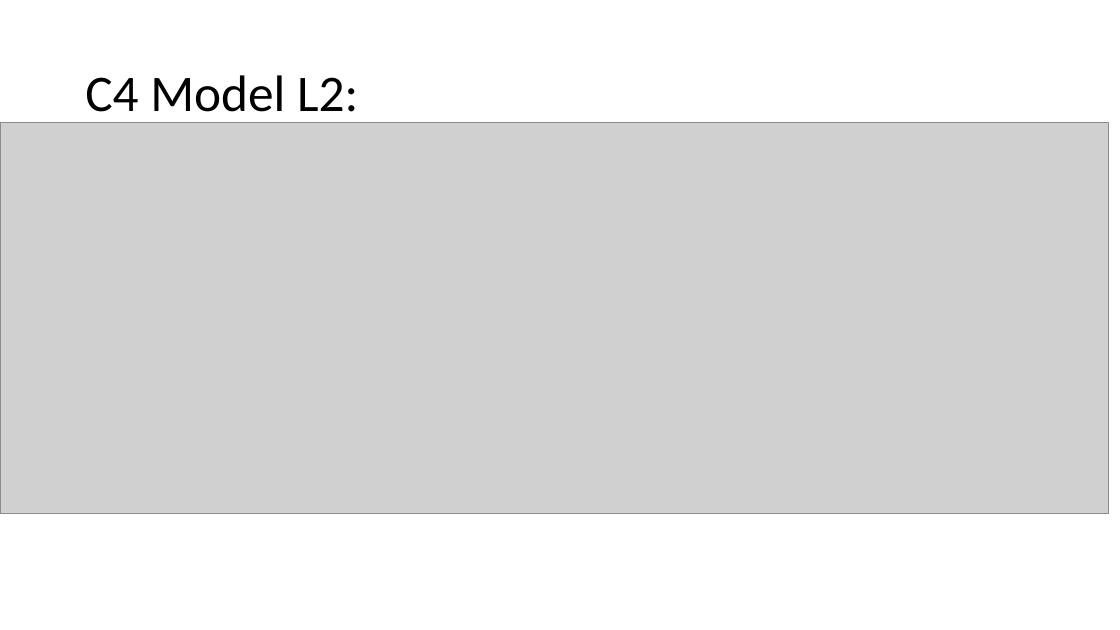
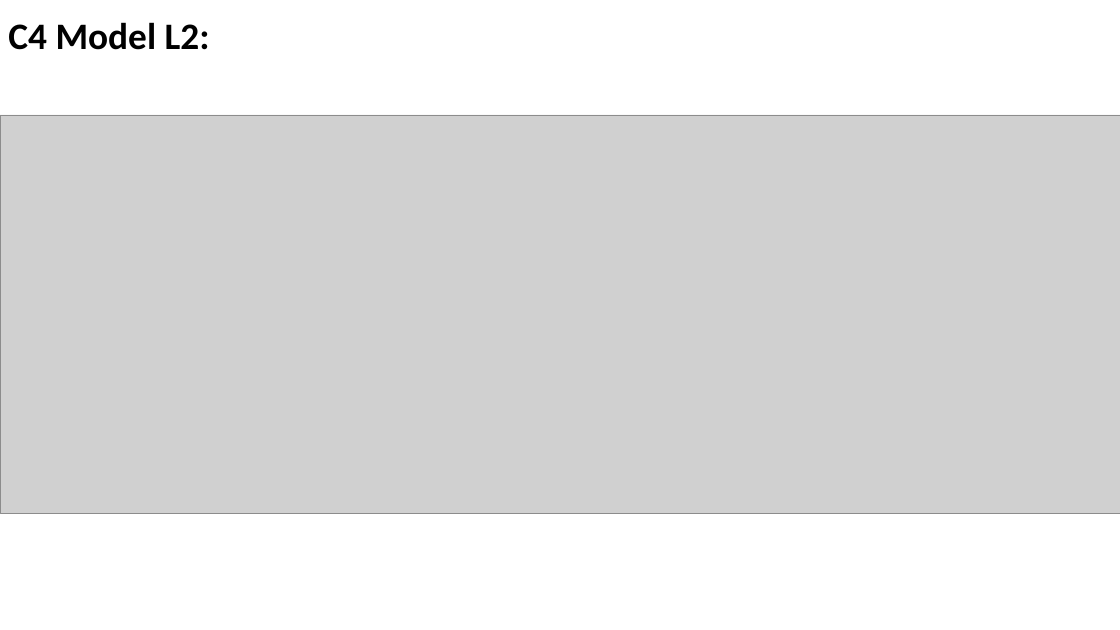
Before and after one commit to mayembe-martin/software_architecture_schedules, a slide deck: slide 7 of Schedules 1.pptx (slide 8 before the commit). Drawn at 1120x630 pixels with LibreOffice and Linux fonts; fonts in the diff are those of the drawing; grey boxes stand for pictures. Boxes give left, top, right and bottom in pixels: in the first picture for what was removed or moved away, otherwise in the second. Text is boxed around its words. In the diff, an @@ line names an element or a change of style, - is before the commit and + after.

```diff
--- a/Schedules 1.pptx
+++ b/Schedules 1.pptx
@@ title "C4 Model L2:": place and size @@
-title "C4 Model L2:" at bbox=[85, 75, 358, 123]
+title "C4 Model L2:" at bbox=[8, 22, 210, 50]
@@ title "C4 Model L2:" at bbox=[8, 22, 210, 50]: size 44 to 32 pt, bold on @@
@@ picture: place and size @@
-picture at bbox=[0, 122, 1109, 513]
+picture at bbox=[0, 115, 1120, 514]
```
Also in this commit, not shown: 8 other slides changed, 4 slides added, 5 slides removed.
